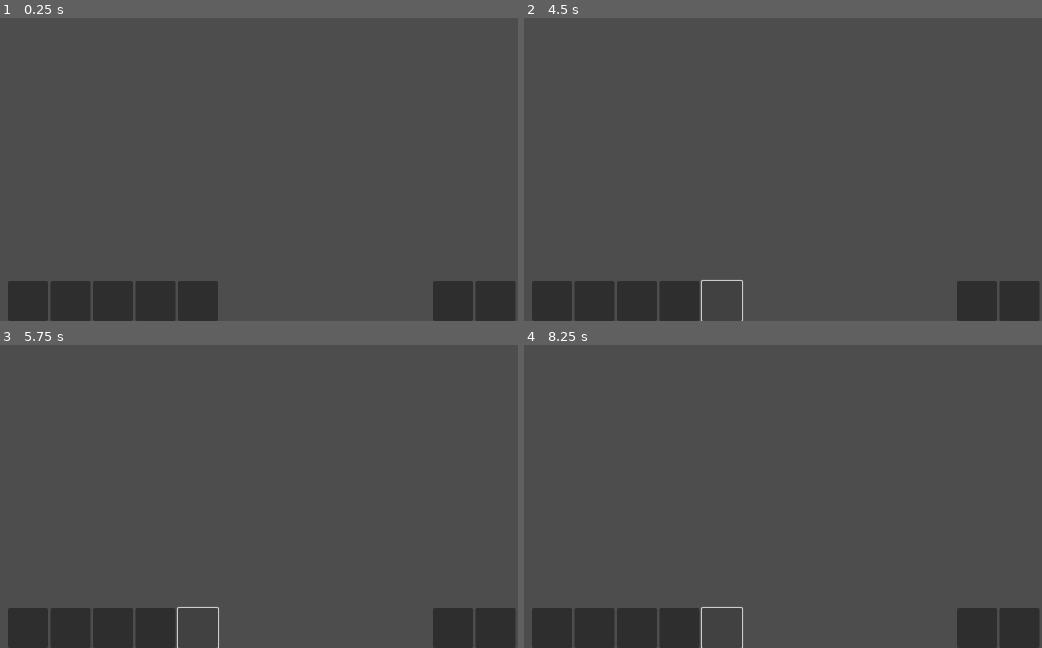
Above: before the commit, frames 1-4 (two rows, left to right).
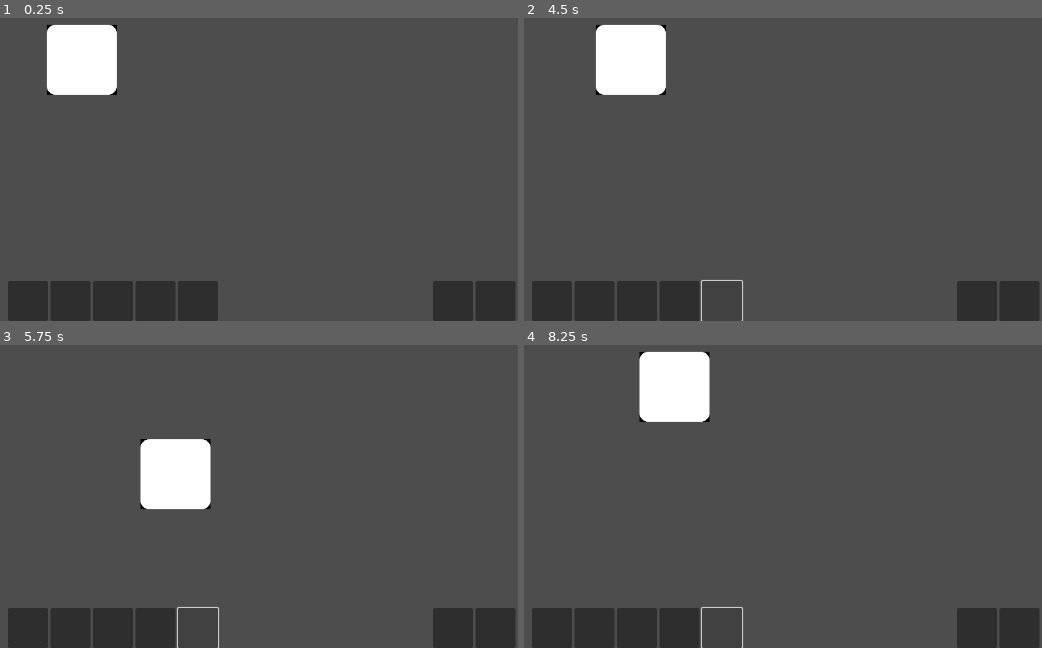
Above: after the commit, the same moments.

Repository: trex414/Profpocalypse-Purdue-Edition
Game: Godot game, scene res://Inventory/scenes/test_main.tscn
Two runs of this game, one before a commit and one after it. Both use one fixed random seed, a clock stepped at 60 frames per second and the inputs below.
Inputs (mouse positions are in pixels of both pictures, inside the frame that each line leads up to):
- Up to frame 1 (0.25 s): no input
- Up to frame 2 (4.5 s): click (549, 299) at 0.52 s; click (596, 299) at 1.27 s; click (637, 299) at 2 s; click (679, 299) at 2.75 s; click (720, 299) at 3.5 s; tap Enter at 4.25 s; hold D (move_right, bound only after the commit) from 4.28 s (still down)
- Up to frame 3 (5.75 s): release D (move_right, bound only after the commit) at 5.03 s; hold S (move_down, bound only after the commit) from 5.03 s (still down)
- Up to frame 4 (8.25 s): release S (move_down, bound only after the commit) at 5.78 s; hold D (move_right, bound only after the commit) 5.78-6.53 s; hold W (move_up, bound only after the commit) 6.53-7.28 s; hold A (move_left, bound only after the commit) from 7.28 s (still down)

The runs differ from the first frame. In frame 1, 3.1% of the frame differs, in the area x 9-23%, y 2-26%; in frame 2, 3.1%; in frame 3, 3.2%, in the area x 27-41%, y 31-55%; in frame 4, 3.2%.

Commit message:
added a temporary character to the main game and movement functionality

Diff:
--- /dev/null
+++ b/Inventory/scenes/temporary_player.gd
@@ -0,0 +1,18 @@
+extends CharacterBody2D
+
+@export var speed: float = 200  # Movement speed
+
+func _physics_process(delta):
+	var direction = Vector2.ZERO
+
+	if Input.is_action_pressed("move_right"):
+		direction.x += 1
+	if Input.is_action_pressed("move_left"):
+		direction.x -= 1
+	if Input.is_action_pressed("move_down"):
+		direction.y += 1
+	if Input.is_action_pressed("move_up"):
+		direction.y -= 1
+
+	velocity = direction.normalized() * speed
+	move_and_slide()
--- a/Inventory/scenes/test_main.tscn
+++ b/Inventory/scenes/test_main.tscn
@@ -1,7 +1,9 @@
-[gd_scene load_steps=3 format=3 uid="uid://d0mcfe40m7h7i"]
+[gd_scene load_steps=5 format=3 uid="uid://d0mcfe40m7h7i"]
 
 [ext_resource type="Script" path="res://Inventory/script/test_main.gd" id="1_8ptka"]
 [ext_resource type="PackedScene" uid="uid://ca3fmoi36r3x6" path="res://Settings/scenes/setting_menu.tscn" id="2_xaqyt"]
+[ext_resource type="Script" path="res://Inventory/scenes/temporary_player.gd" id="3_yselg"]
+[ext_resource type="Texture2D" uid="uid://da60ixcyfybjq" path="res://CharacterImages/WhiteSquare.png" id="4_7uwot"]
 
 [node name="TestMain" type="Node2D"]
 script = ExtResource("1_8ptka")
@@ -9,3 +11,11 @@
 [node name="Menu UI" type="CanvasLayer" parent="."]
 
 [node name="Control - Settings" parent="Menu UI" instance=ExtResource("2_xaqyt")]
+
+[node name="TemporaryPlayer" type="CharacterBody2D" parent="."]
+script = ExtResource("3_yselg")
+
+[node name="Sprite2D" type="Sprite2D" parent="TemporaryPlayer"]
+position = Vector2(582, 302)
+scale = Vector2(0.5, 0.5)
+texture = ExtResource("4_7uwot")
--- a/project.godot
+++ b/project.godot
@@ -37,6 +37,30 @@
 "events": [Object(InputEventKey,"resource_local_to_scene":false,"resource_name":"","device":0,"window_id":0,"alt_presse …(194 unchanged characters)…
 ]
 }
+move_right={
+"deadzone": 0.5,
+"events": [Object(InputEventKey,"resource_local_to_scene":false,"resource_name":"","device":-1,"window_id":0,"alt_pressed":false,"shift_pressed":false,"ctrl_pressed":false,"meta_pressed":false,"pressed":false,"keycode":0,"physical_keycode":68,"key_label":0,"unicode":100,"location":0,"echo":false,"script":null)
+, Object(InputEventKey,"resource_local_to_scene":false,"resource_name":"","device":-1,"window_id":0,"alt_pressed":false,"shift_pressed":false,"ctrl_pressed":false,"meta_pressed":false,"pressed":false,"keycode":0,"physical_keycode":4194321,"key_label":0,"unicode":0,"location":0,"echo":false,"script":null)
+]
+}
+move_left={
+"deadzone": 0.5,
+"events": [Object(InputEventKey,"resource_local_to_scene":false,"resource_name":"","device":-1,"window_id":0,"alt_pressed":false,"shift_pressed":false,"ctrl_pressed":false,"meta_pressed":false,"pressed":false,"keycode":0,"physical_keycode":65,"key_label":0,"unicode":97,"location":0,"echo":false,"script":null)
+, Object(InputEventKey,"resource_local_to_scene":false,"resource_name":"","device":-1,"window_id":0,"alt_pressed":false,"shift_pressed":false,"ctrl_pressed":false,"meta_pressed":false,"pressed":false,"keycode":0,"physical_keycode":4194319,"key_label":0,"unicode":0,"location":0,"echo":false,"script":null)
+]
+}
+move_up={
+"deadzone": 0.5,
+"events": [Object(InputEventKey,"resource_local_to_scene":false,"resource_name":"","device":-1,"window_id":0,"alt_pressed":false,"shift_pressed":false,"ctrl_pressed":false,"meta_pressed":false,"pressed":false,"keycode":0,"physical_keycode":87,"key_label":0,"unicode":119,"location":0,"echo":false,"script":null)
+, Object(InputEventKey,"resource_local_to_scene":false,"resource_name":"","device":-1,"window_id":0,"alt_pressed":false,"shift_pressed":false,"ctrl_pressed":false,"meta_pressed":false,"pressed":false,"keycode":0,"physical_keycode":4194320,"key_label":0,"unicode":0,"location":0,"echo":false,"script":null)
+]
+}
+move_down={
+"deadzone": 0.5,
+"events": [Object(InputEventKey,"resource_local_to_scene":false,"resource_name":"","device":-1,"window_id":0,"alt_pressed":false,"shift_pressed":false,"ctrl_pressed":false,"meta_pressed":false,"pressed":false,"keycode":0,"physical_keycode":83,"key_label":0,"unicode":115,"location":0,"echo":false,"script":null)
+, Object(InputEventKey,"resource_local_to_scene":false,"resource_name":"","device":-1,"window_id":0,"alt_pressed":false,"shift_pressed":false,"ctrl_pressed":false,"meta_pressed":false,"pressed":false,"keycode":0,"physical_keycode":4194322,"key_label":0,"unicode":0,"location":0,"echo":false,"script":null)
+]
+}
 
 [rendering]
 
Binary file added: CharacterImages/WhiteSquare.png
Not shown, added: CharacterImages/WhiteSquare.png.import
